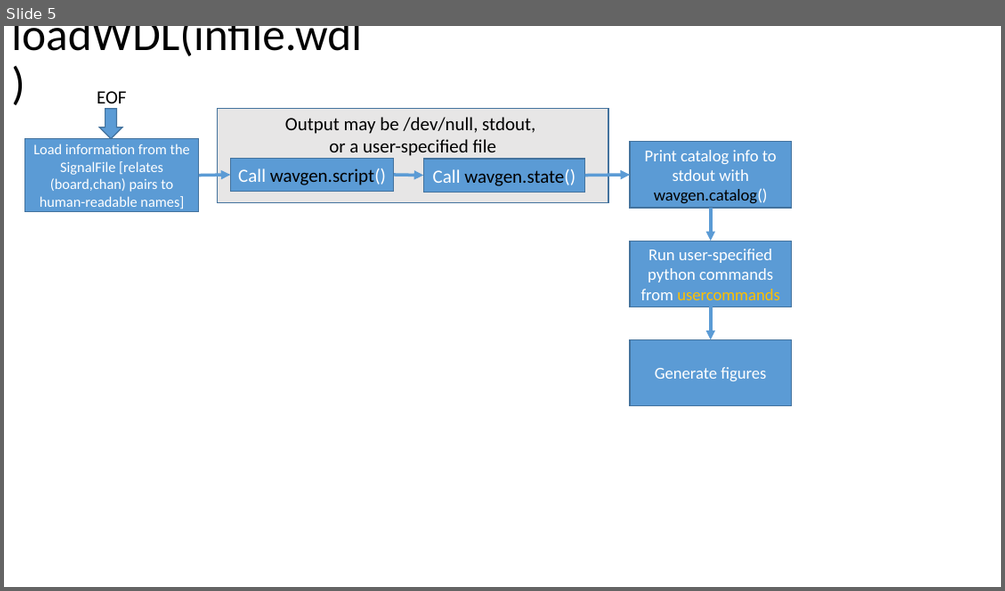
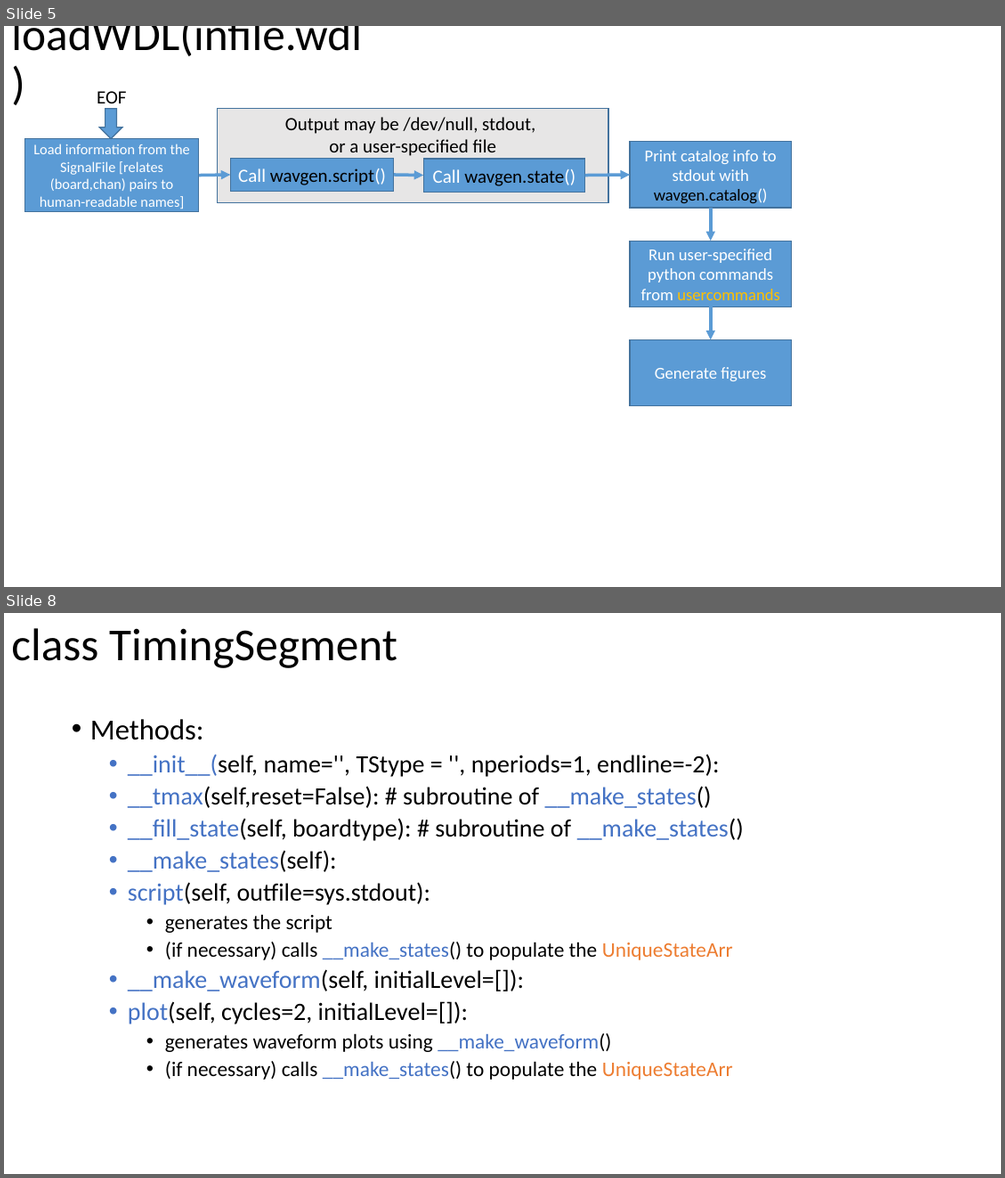
Before and after one commit to CaltechOpticalObservatories/wdl, a slide deck: Documentation_for_wavgen.pptx. Shown one above the other, each under a label of ours: slide 5 before the commit, slides 5 and 8 after it; the slides between them are not shown. The pictures are 1005x591 and 1005x1178 pixels, drawn with LibreOffice and Linux fonts; fonts in the diff are those of the drawing. Boxes give left, top, right and bottom in pixels: in the first picture for what was removed or moved away, otherwise in the second. Text is boxed around its words. In the diff, an @@ line names an element or a change of style, - is before the commit and + after.

```diff
--- a/Documentation_for_wavgen.pptx
+++ b/Documentation_for_wavgen.pptx
@@ slide 8 added at (4, 613, 1001, 1174), background #FFFFFF @@
@@ title added at (11, 628, 397, 668), 44 pt, text #000000 @@
+class TimingSegment
@@ text added at (90, 719, 744, 1079), 24 pt, text #000000 @@
+• Methods:
+  • __init__(self, name='', TStype = '', nperiods=1, endline=-2):
+  • __tmax(self,reset=False): # subroutine of __make_states()
+  • __fill_state(self, boardtype): # subroutine of __make_states()
+  • __make_states(self):
+  • script(self, outfile=sys.stdout):
+    • generates the script
+    • (if necessary) calls __make_states() to populate the UniqueStateArr
+  • __make_waveform(self, initialLevel=[]):
+  • plot(self, cycles=2, initialLevel=[]):
+    • generates waveform plots using __make_waveform()
+    • (if necessary) calls __make_states() to populate the UniqueStateArr
```
Also in this commit, not shown: 2 slides changed.
